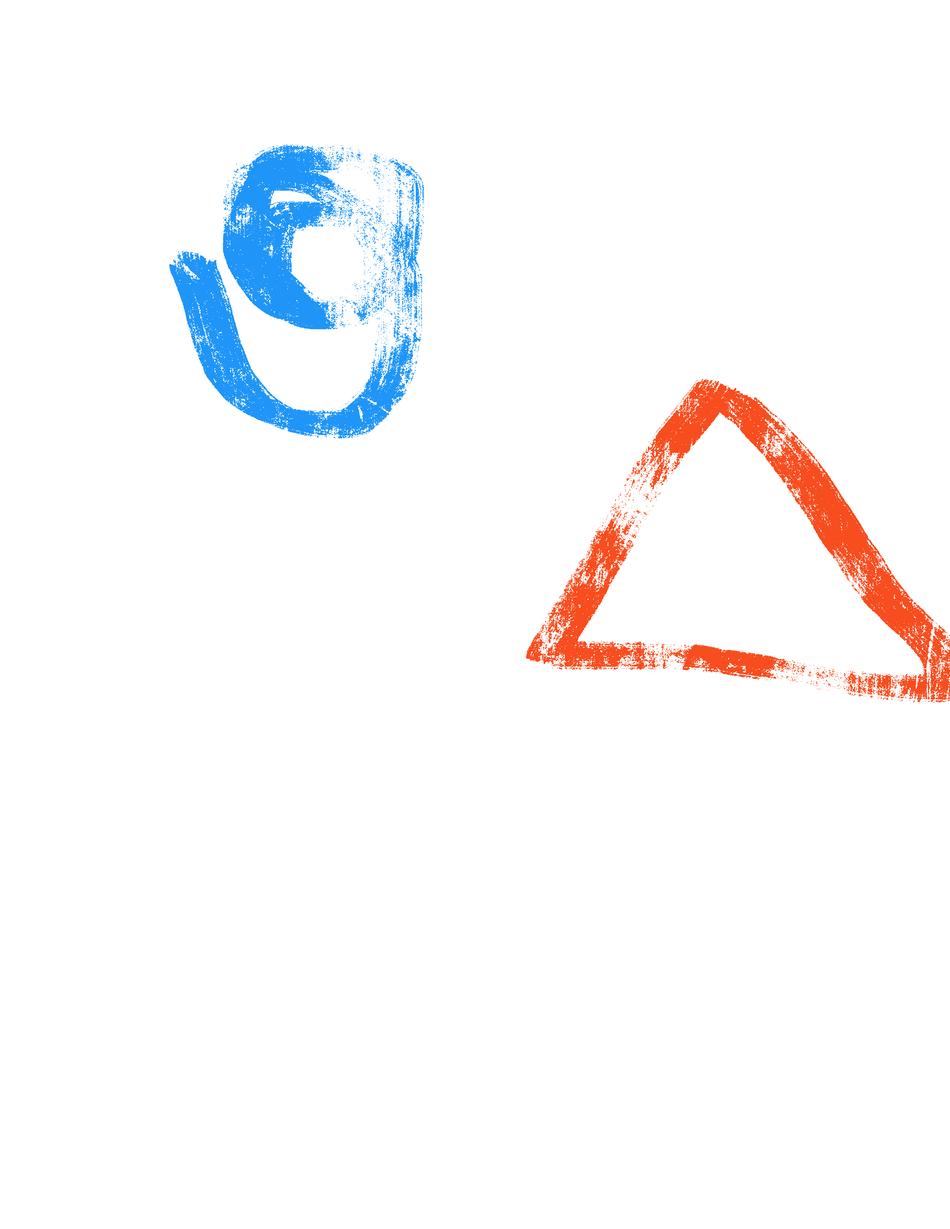
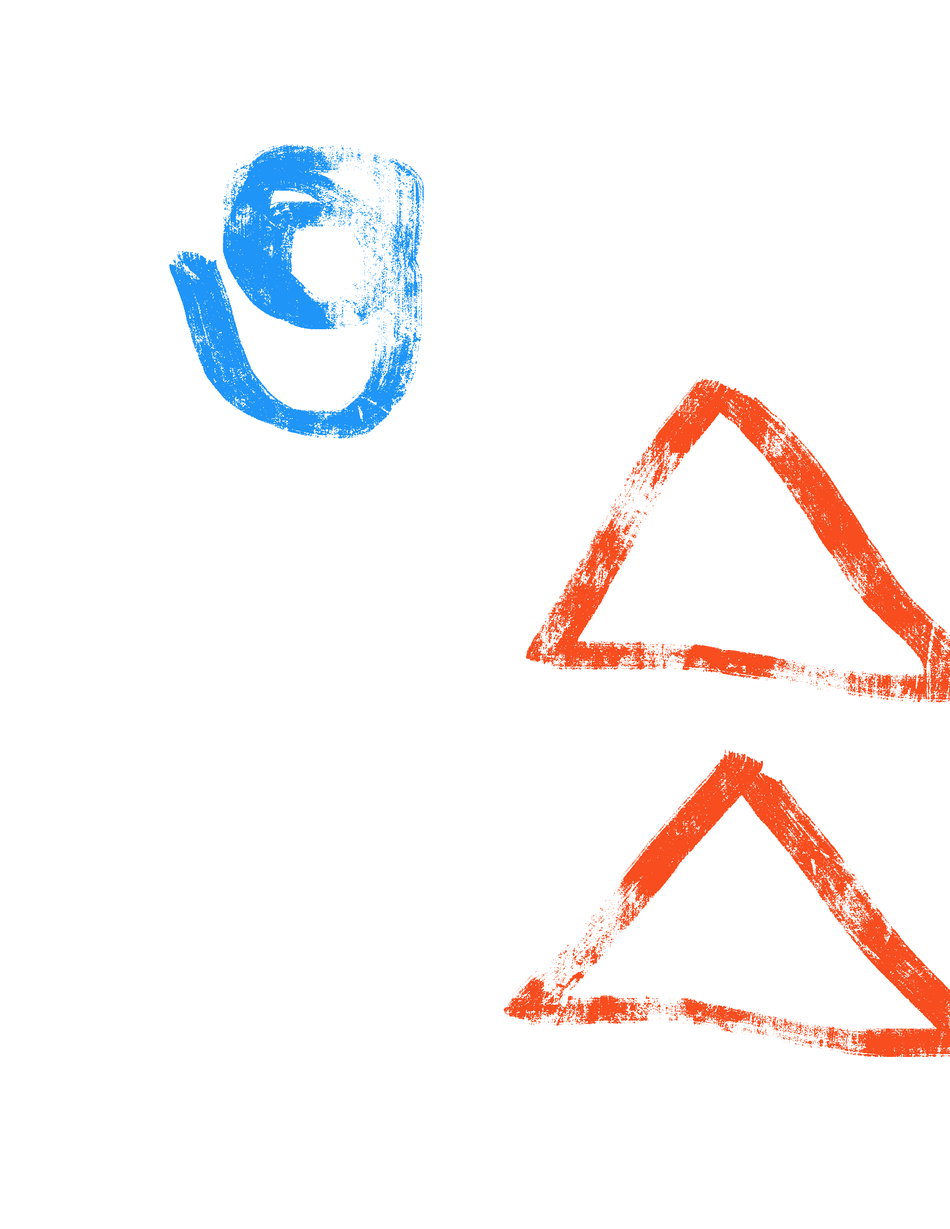
Layers edited between the first and the second 950x1229 image:
painted on "Layer 2" over bbox(503, 749, 950, 1058)
